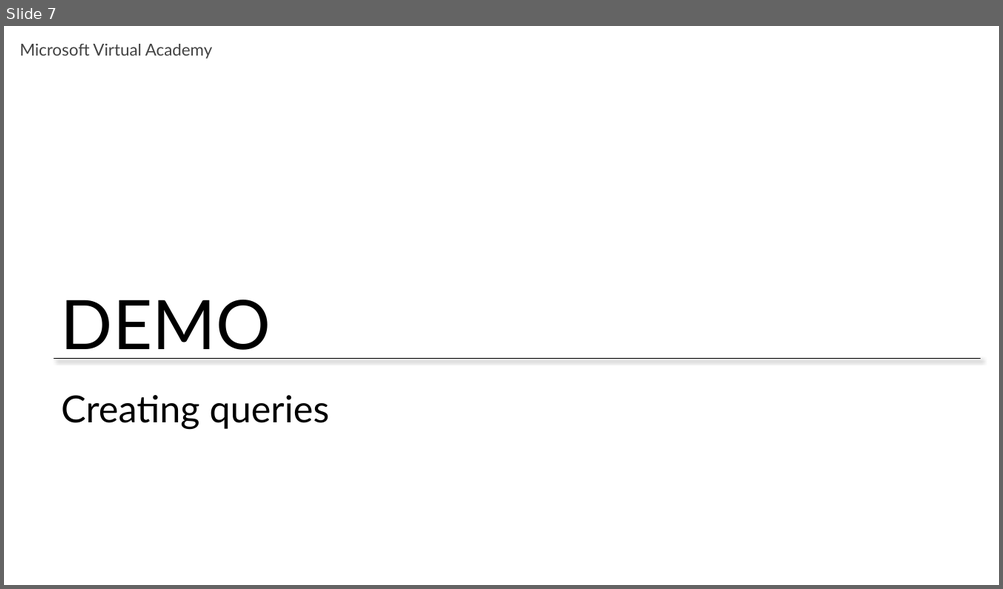
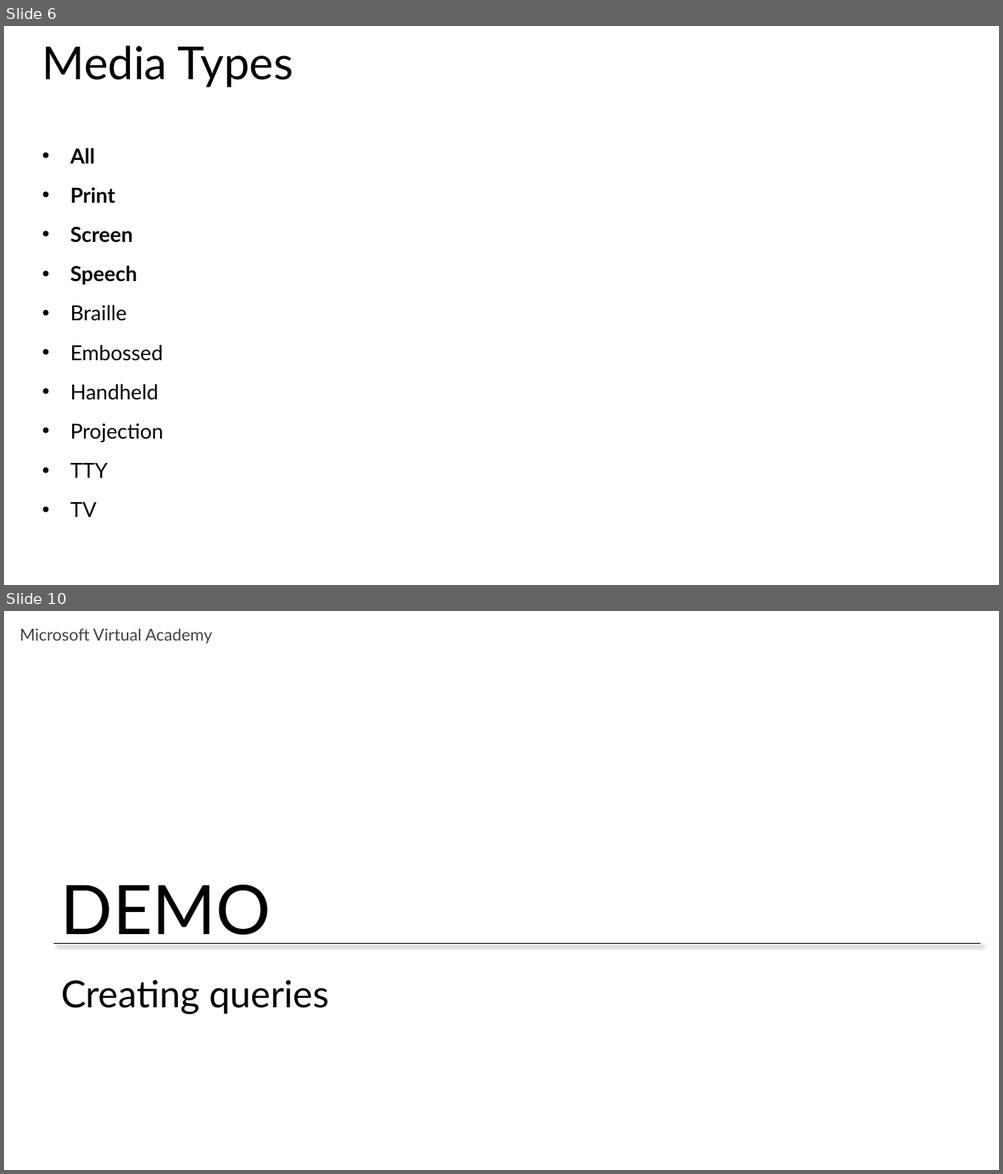
Before and after one commit to CharaD7/CSS-Style, a slide deck: Slides/Module 4.pptx. Shown one above the other, each under a label of ours: slide 7 before the commit, slides 6 and 10 after it; the slides between them are not shown. The pictures are 1003x589 and 1003x1174 pixels, drawn with LibreOffice and Linux fonts; fonts in the diff are those of the drawing. Boxes give left, top, right and bottom in pixels: in the first picture for what was removed or moved away, otherwise in the second. Text is boxed around its words. In the diff, an @@ line names an element or a change of style, - is before the commit and + after.

```diff
--- a/Slides/Module 4.pptx
+++ b/Slides/Module 4.pptx
@@ slide 6 added at <box>4,26,999,585</box>, background #FFFFFF @@
@@ title added at <box>42,45,294,87</box>, 44 pt, text #000000 @@
+Media Types
@@ text added at <box>71,148,164,517</box>, 20 pt, text #000000 @@
+• All
+• Print
+• Screen
+• Speech
+• Braille
+• Embossed
+• Handheld
+• Projection
+• TTY
+• TV
@@ what was slide 7 is now slide 10 @@
```
Also in this commit, not shown: 4 slides changed, 3 other slides added, 5 other files.
